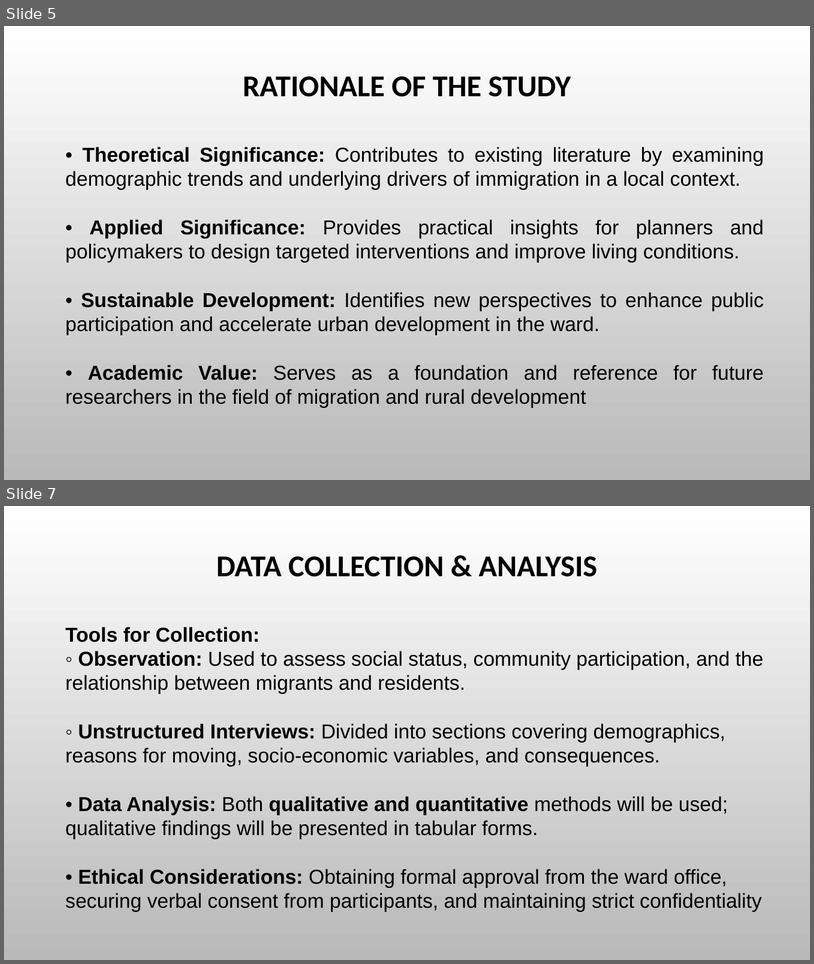
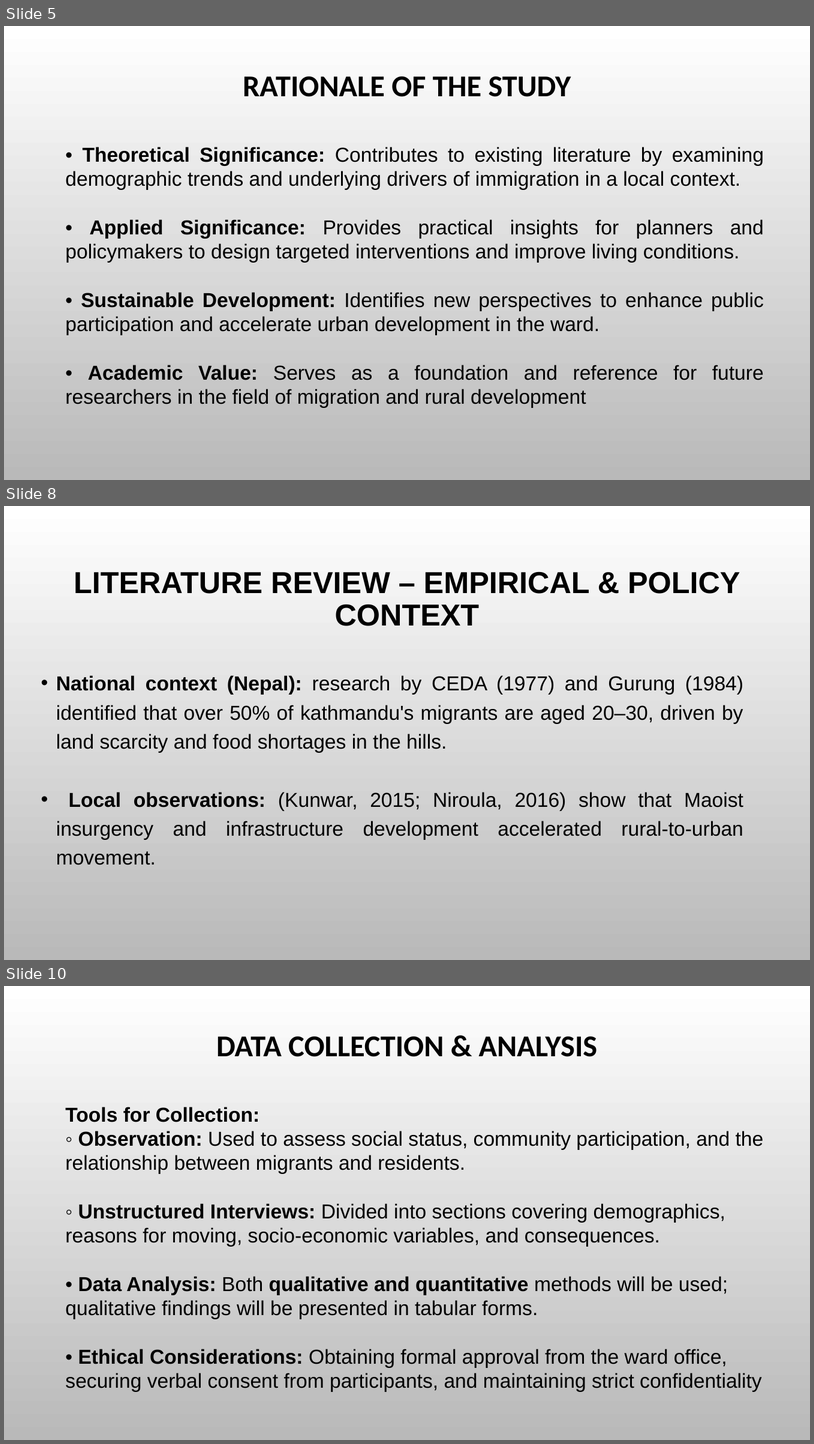
Before and after one commit to suwalcrystal/ward1, a slide deck: migration/Immigration.pptx. Shown one above the other, each under a label of ours: slides 5 and 7 before the commit, slides 5, 8 and 10 after it; the slides between them are not shown. The pictures are 814x964 and 814x1444 pixels, drawn with LibreOffice and Linux fonts; fonts in the diff are those of the drawing; background and template pictures are left out. Boxes give left, top, right and bottom in pixels: in the first picture for what was removed or moved away, otherwise in the second. Text is boxed around its words. In the diff, an @@ line names an element or a change of style, - is before the commit and + after.

```diff
--- a/migration/Immigration.pptx
+++ b/migration/Immigration.pptx
@@ slide 8 added at (4, 506, 810, 960), background picture (left out) @@
@@ title added at (74, 571, 740, 626), 36 pt, text #000000, bold @@
+LITERATURE REVIEW – EMPIRICAL & POLICY CONTEXT
@@ text added at (56, 675, 744, 865), 24 pt, text #000000 @@
+• National context (Nepal): research by CEDA (1977) and Gurung (1984) identified that over 50% of kathmandu's migrants are aged 20–30, driven by land scarcity and food shortages in the hills.
+• Local observations: (Kunwar, 2015; Niroula, 2016) show that Maoist insurgency and infrastructure development accelerated rural-to-urban movement.
@@ what was slide 7 is now slide 10 @@
```
Also in this commit, not shown: 4 slides changed, 2 other slides added, 8 other files.
